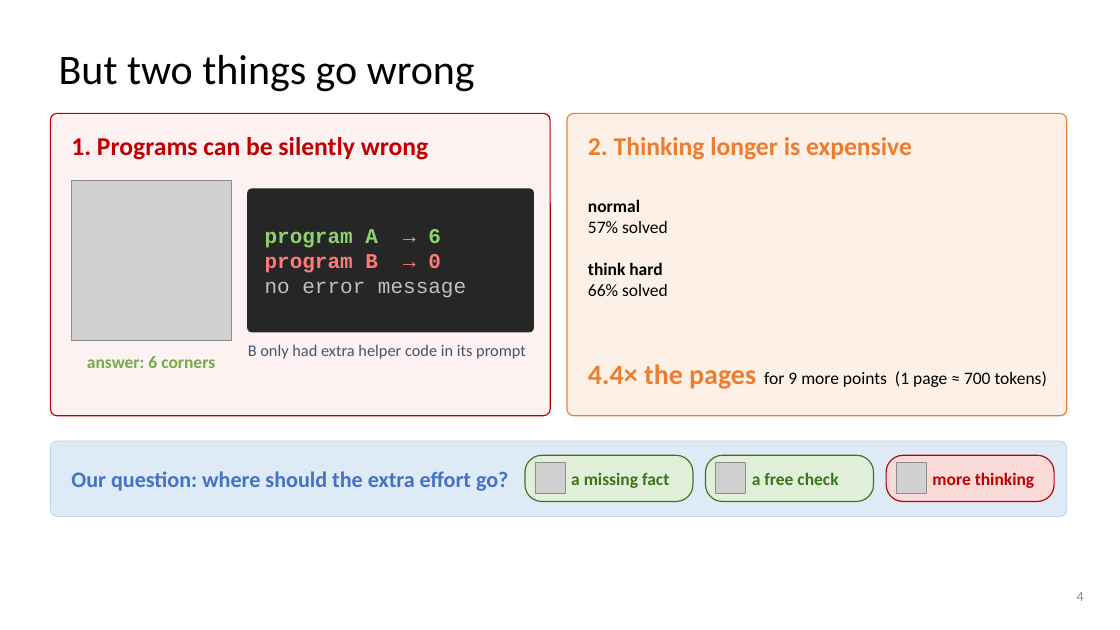
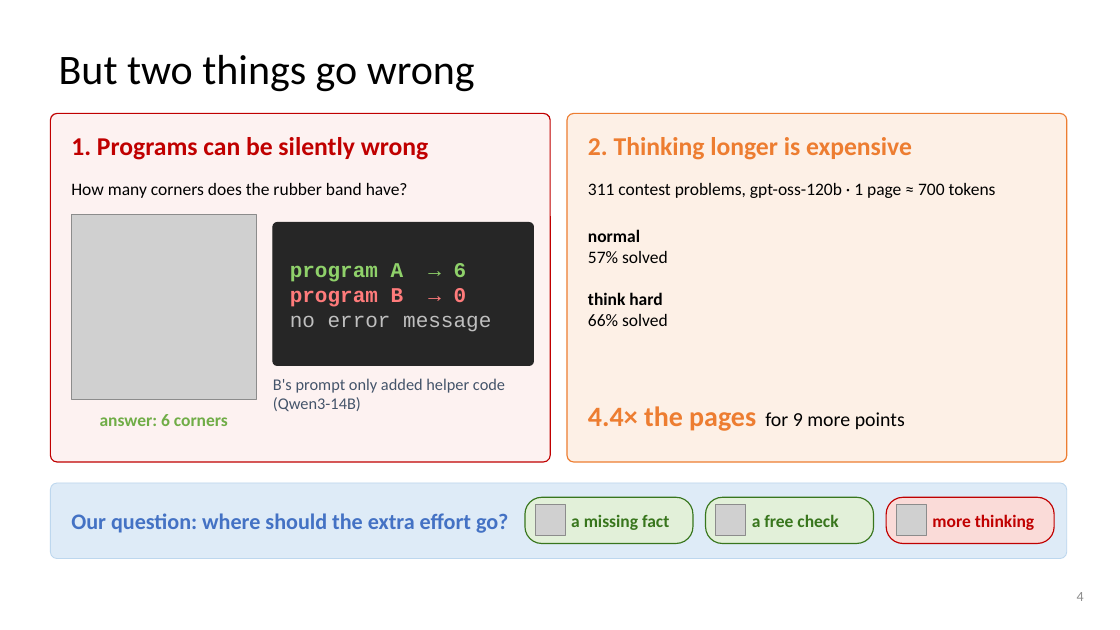
Before and after one commit to dlwns147/CSED490E_Project_Team5, a slide deck: slide 4 of PROPOSAL_slides.pptx. Drawn at 1120x630 pixels with LibreOffice and Linux fonts; fonts in the diff are those of the drawing; grey boxes stand for pictures; background and template pictures are left out. Boxes give left, top, right and bottom in pixels: in the first picture for what was removed or moved away, otherwise in the second. Text is boxed around its words. In the diff, an @@ line names an element or a change of style, - is before the commit and + after.

```diff
--- a/PROPOSAL_slides.pptx
+++ b/PROPOSAL_slides.pptx
@@ rounded rectangle resized from (x1=50, y1=113, x2=550, y2=416) to (x1=50, y1=113, x2=550, y2=462) @@
@@ rounded rectangle at (x1=50, y1=113, x2=550, y2=462): proportions changed @@
@@ rounded rectangle at (x1=567, y1=113, x2=1067, y2=462): proportions changed @@
@@ rounded rectangle resized from (x1=567, y1=113, x2=1067, y2=416) to (x1=567, y1=113, x2=1067, y2=462) @@
@@ text added at (x1=71, y1=183, x2=408, y2=198), 15 pt, text #000000 @@
+How many corners does the rubber band have?
@@ text added at (x1=588, y1=183, x2=996, y2=198), 15 pt, text #000000 @@
+311 contest problems, gpt-oss-120b · 1 page ≈ 700 tokens
@@ picture resized from (x1=71, y1=181, x2=231, y2=340) to (x1=71, y1=214, x2=256, y2=399) @@
@@ rounded rectangle resized from (x1=248, y1=189, x2=534, y2=332) to (x1=273, y1=223, x2=534, y2=365) @@
@@ text "program A → 6" moved from (x1=265, y1=229, x2=466, y2=298) to (x1=290, y1=263, x2=491, y2=332) @@
@@ text "normal" moved from (x1=588, y1=199, x2=668, y2=233) to (x1=588, y1=229, x2=668, y2=263) @@
@@ text "think hard" moved from (x1=588, y1=262, x2=668, y2=296) to (x1=588, y1=292, x2=668, y2=326) @@
@@ text at (x1=273, y1=378, x2=505, y2=411): text changed @@
-B only had extra helper code in its prompt
+B's prompt only added helper code (Qwen3-14B)
@@ text "answer: 6 corners" moved from (x1=87, y1=356, x2=215, y2=368) to (x1=100, y1=414, x2=228, y2=426) @@
@@ text at (x1=588, y1=406, x2=905, y2=431): text changed; size 15 to 17 pt @@
-4.4× the pages for 9 more points (1 page ≈ 700 tokens)
+4.4× the pages for 9 more points
@@ 4 texts, 4 rounded rectangles, 3 pictures moved together from (x1=50, y1=441, x2=1067, y2=517) to (x1=50, y1=483, x2=1067, y2=559) @@
```
Also in this commit, not shown: 7 other slides changed, 3 other files.
